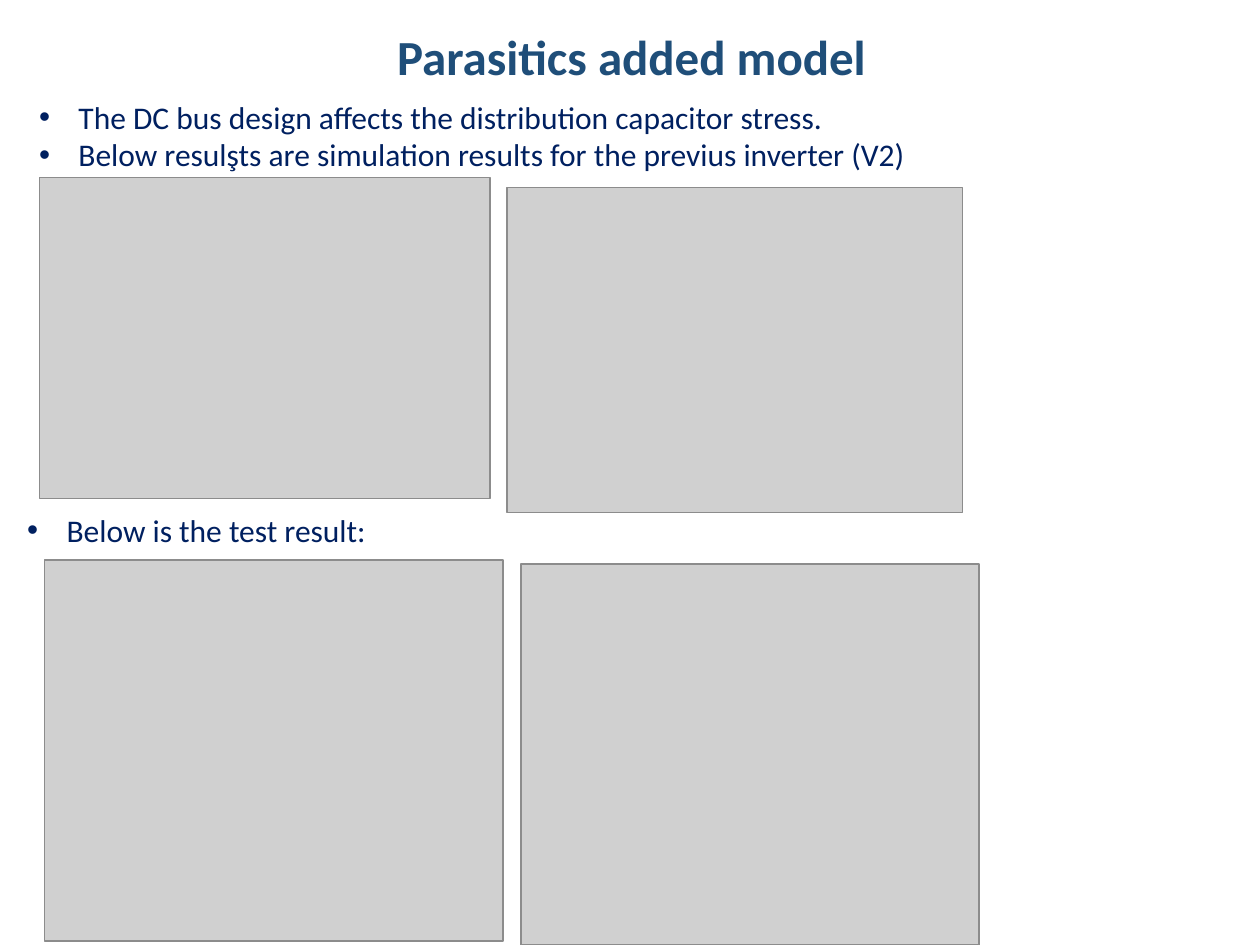
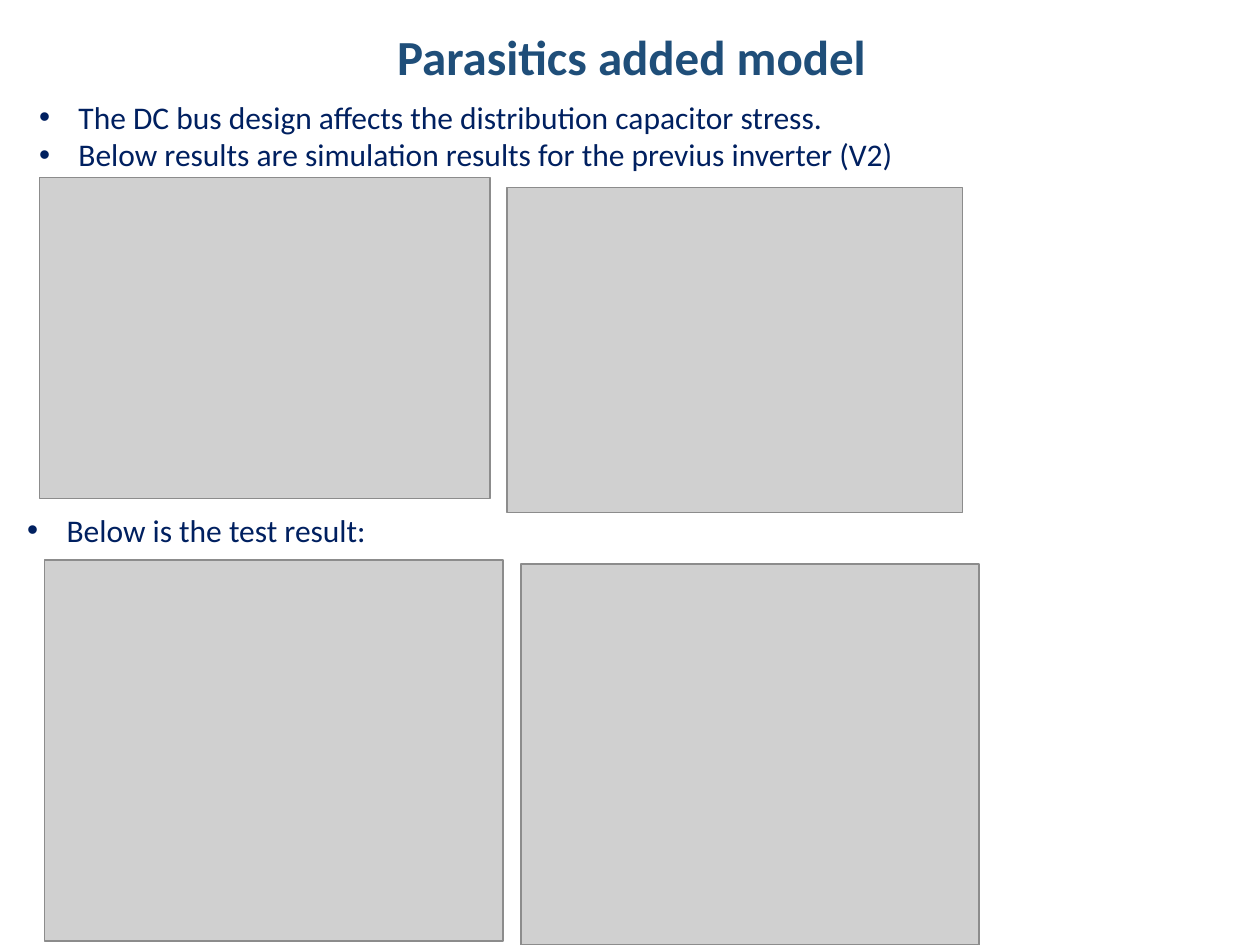
Before and after one commit to hakanpolat/IMMD, a slide deck: slide 13 of Simulation/dcbusmodelwrapup/immd_dcbusmodelwrapup.pptx. Drawn at 1260x945 pixels with LibreOffice and Linux fonts; fonts in the diff are those of the drawing; grey boxes stand for pictures. Boxes give left, top, right and bottom in pixels: in the first picture for what was removed or moved away, otherwise in the second. Text is boxed around its words. In the diff, an @@ line names an element or a change of style, - is before the commit and + after.

```diff
--- a/Simulation/dcbusmodelwrapup/immd_dcbusmodelwrapup.pptx
+++ b/Simulation/dcbusmodelwrapup/immd_dcbusmodelwrapup.pptx
@@ text at (78,143,892,171): text changed @@
-• Below resulşts are simulation results for the previus inverter (V2)
+• Below results are simulation results for the previus inverter (V2)
```
Also in this commit, not shown: 2 other slides changed, 3 other files.
